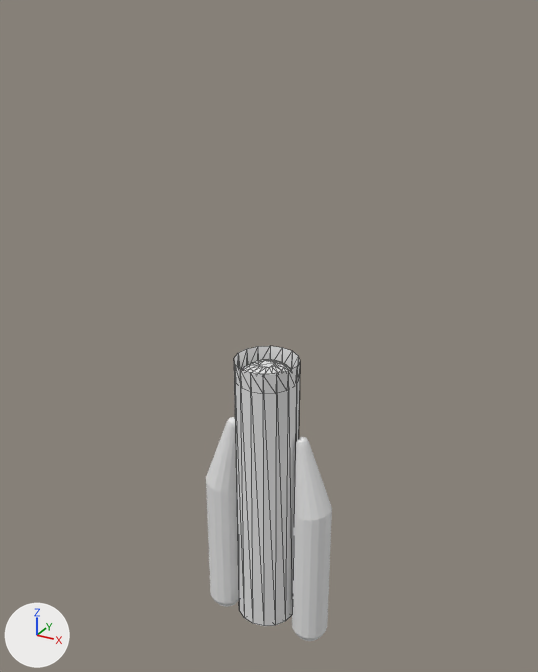
The glTF model assets/ariane6.glb, before and after one commit.
The view is the same before and after, from a camera (50 mm lens) standing at (26.5, -47.8, 53.2) and looking at (-0.4, 1.1, 28.8). Arrows for +X, +Y and +Z are at lower left; the lights stay in place. Mesh edges are drawn as thin lines on the coarser meshes. Where no turn or scale is listed for an object, it has been applied to the vertices. Vertices at the same position are counted once.

In view in the first picture: 'Booster', 'LLPM'.
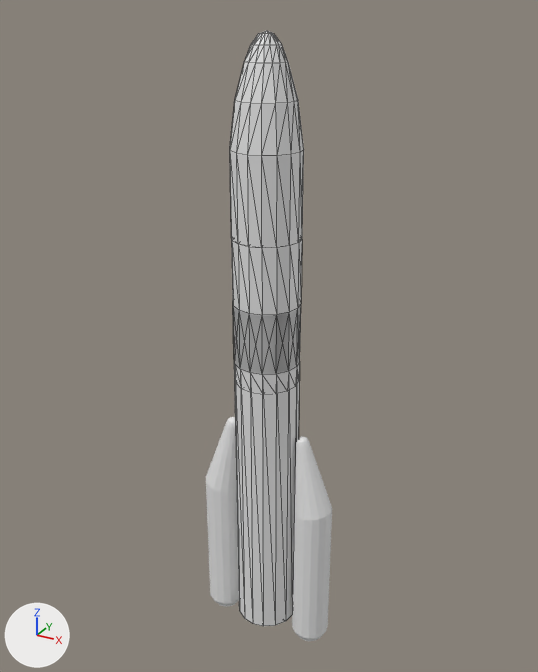
Where the newer file only moved an object's origin or applied its transform, the numbers keep the older frame.

Edits to the bpy script that builds the scene:
```text
Change me_cylinder:
    used by ob_llpm; location = (0.0, 0.0, 1.1)
    remove me_cylinder.from_pydata(...)  # 128 vertices, 252 faces; spans x -2.7..2.7, y -2.7..2.7, z 0.5..26.2
    add me_cylinder.from_pydata(...)  # 144 vertices, 316 faces; spans x -2.7..2.7, y -2.7..2.7, z 0.4..31.1
    me_cylinder part 1
    108 vertices are removed from x -2.7..2.7, y -2.7..2.7, z 0.5..26.2
    252 faces are deleted
    92 vertices are added at x -2.7..2.7, y -2.7..2.7, z 0.4..25.7
    16 new vertices lie (0.0, 0.0, 25.7) away from vertices in x -2.7..2.7, y -2.7..2.7, z 0.4
    16 new vertices lie (0.0, 0.0, 5.0) away from vertices in x -2.7..2.7, y -2.7..2.7, z 26.1
    316 new faces join them
Add me_fairing:
    me_fairing.from_pydata(...)  # 97 vertices, 190 faces; spans x -2.7..2.7, y -2.7..2.7, z -1.75..12.75
Add me_ulpm:
    me_ulpm.from_pydata(...)  # 96 vertices, 188 faces; spans x -2.7..2.7, y -2.7..2.7, z -4.02..4.38
Add ob_fairing:
    ob_fairing = bpy.data.objects.new('Fairing', me_fairing)
    ob_fairing.location = (0.0, 0.0, 39.2)
Add ob_ulpm:
    ob_ulpm = bpy.data.objects.new('ULPM', me_ulpm)
    ob_ulpm.location = (0.0, 0.0, 34.9)
```

Pixel boxes (x1, y1, x2, y2) of what changed, in the pictures (538 x 672 px):
'LLPM', reshaped (15% taller): before (234, 346, 300, 626); after (233, 304, 301, 626)
'Fairing', added: after (230, 30, 304, 248)
'ULPM', added: after (231, 237, 302, 315)
